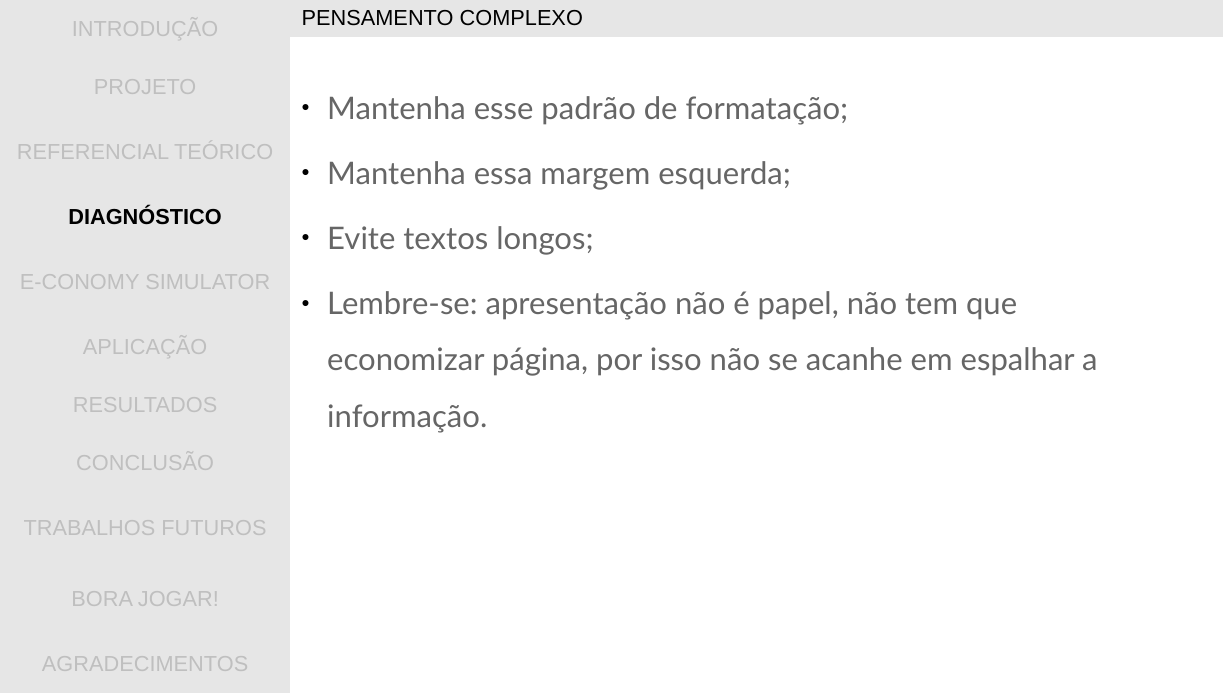
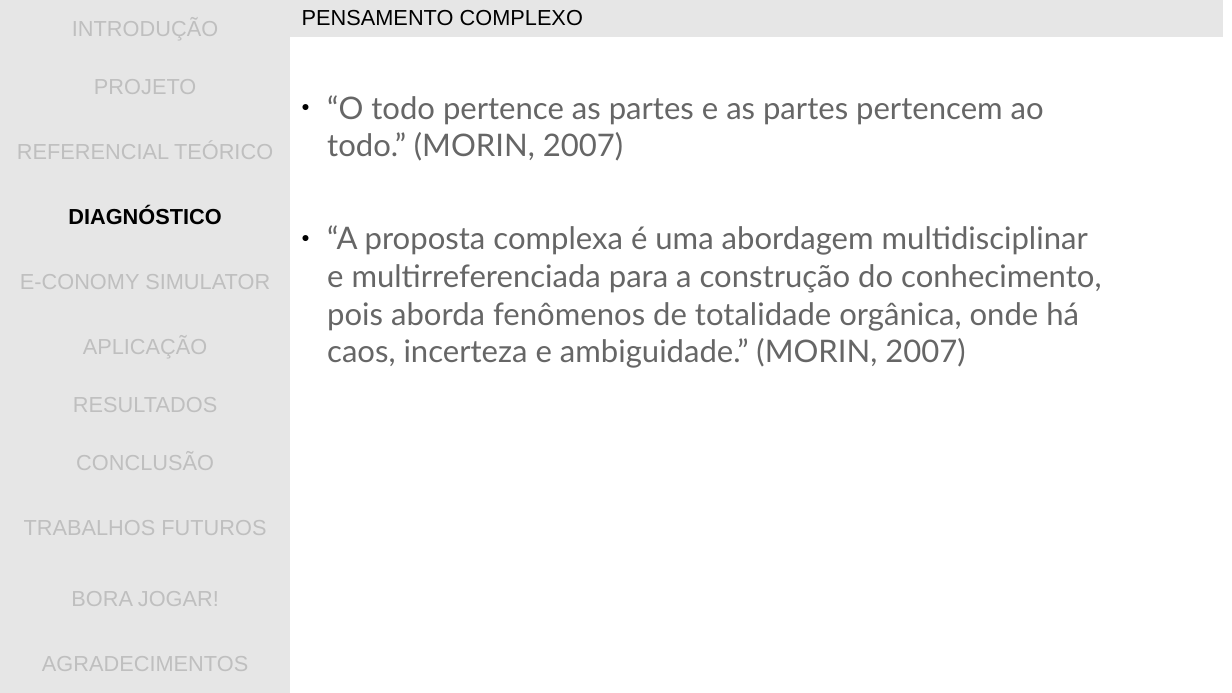
Before and after one commit to gwathsule/e-conomy-simulator, a slide deck: slide 8 of documentacao/apresentacao_tcc.ppt (slide 9 before the commit). Drawn at 1232x693 pixels with LibreOffice and Linux fonts; fonts in the diff are those of the drawing; background and template pictures are left out. Boxes give left, top, right and bottom in pixels: in the first picture for what was removed or moved away, otherwise in the second. Text is boxed around its words. In the diff, an @@ line names an element or a change of style, - is before the commit and + after.

```diff
--- a/documentacao/apresentacao_tcc.ppt
+++ b/documentacao/apresentacao_tcc.ppt
@@ text at [327, 95, 1101, 368]: text changed @@
-● Mantenha esse padrão de formatação;
-● Mantenha essa margem esquerda;
-● Evite textos longos;
-● Lembre-se: apresentação não é papel, não tem que economizar página, por isso não se acanhe em espalhar a informação.
+● “O todo pertence as partes e as partes pertencem ao todo.” (MORIN, 2007)
+● “A proposta complexa é uma abordagem multidisciplinar e multirreferenciada para a construção do conhecimento, pois aborda fenômenos de totalidade orgânica, onde há caos, incerteza e ambiguidade.” (MORIN, 2007)
```
Also in this commit, not shown: 7 other slides changed, 2 slides added, 4 slides removed.
